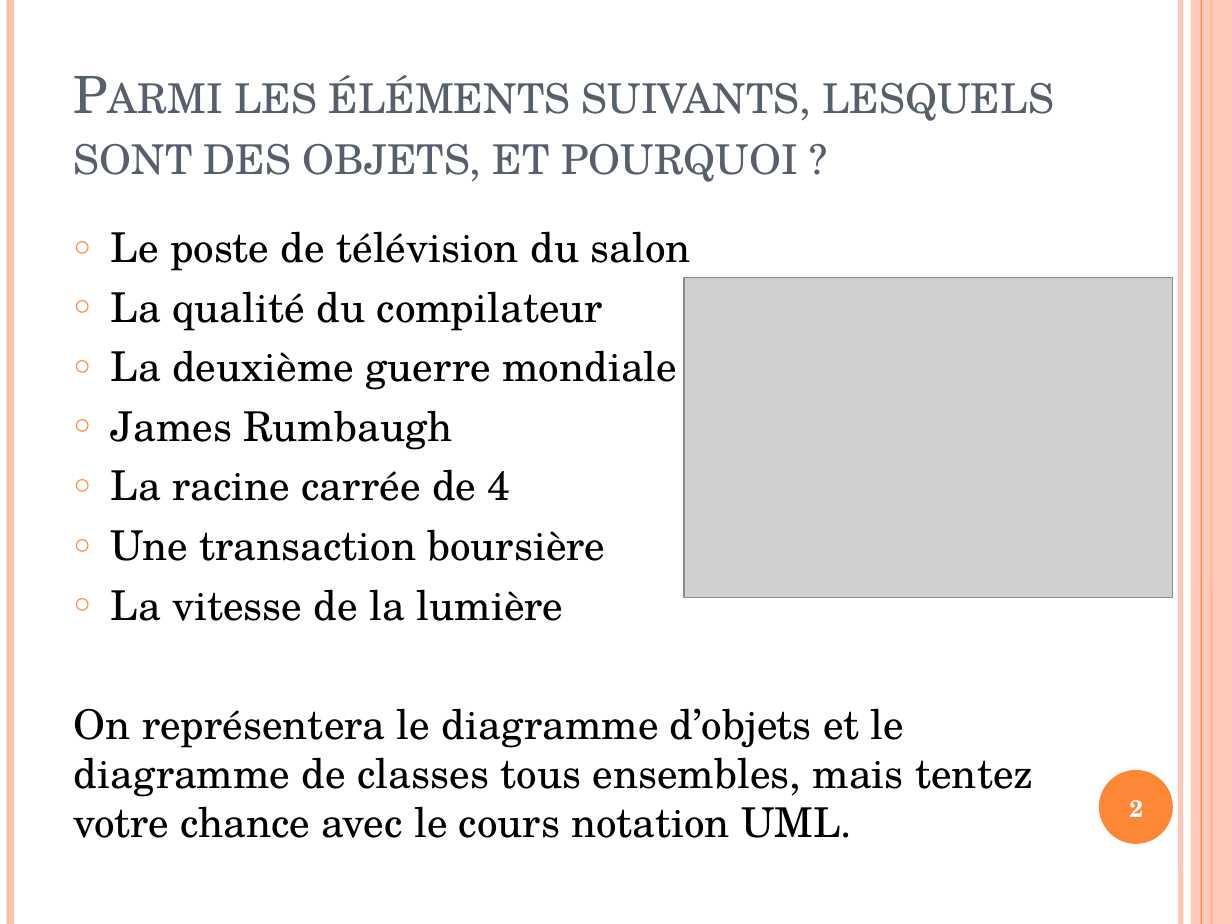
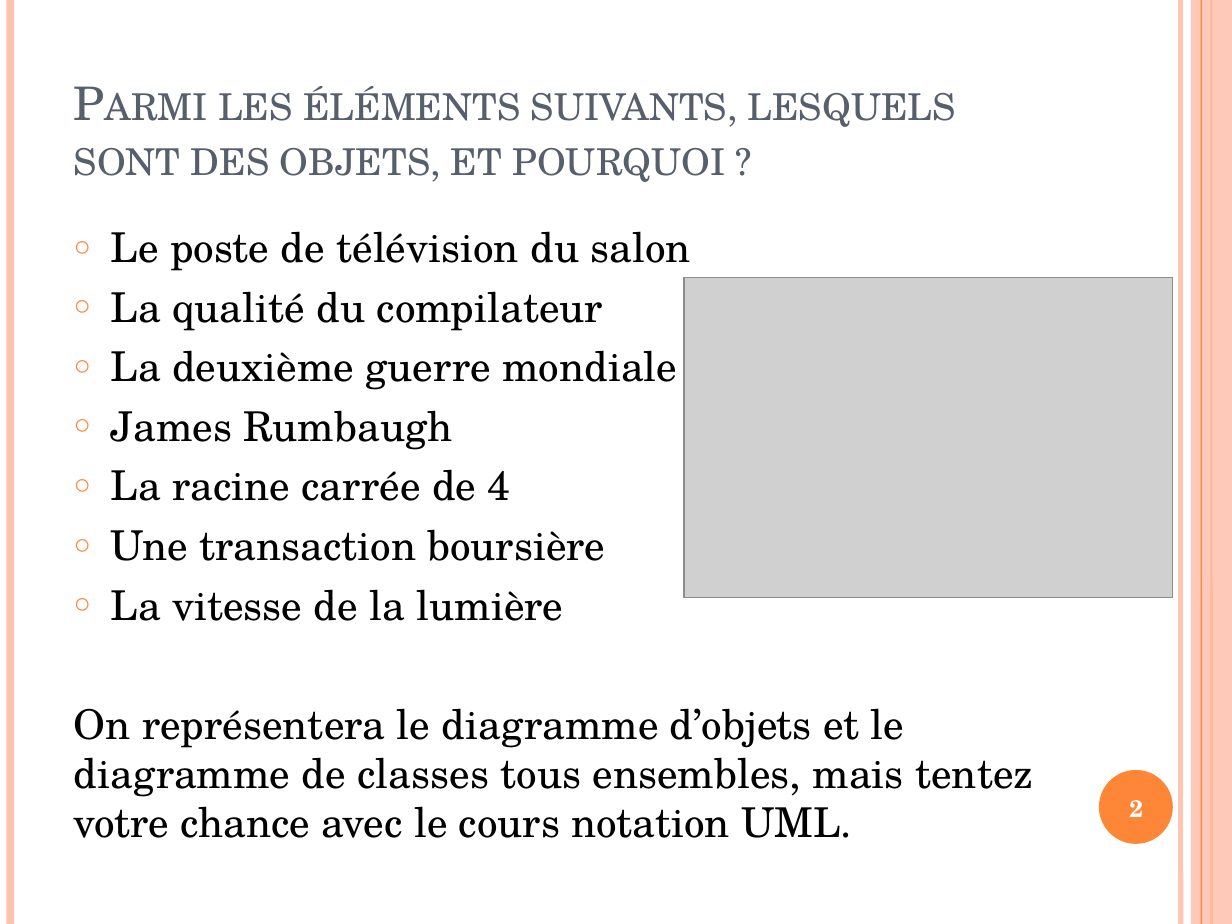
Before and after one commit to Neihren/CDA_2503_JDB, a slide deck: slide 2 of 02 - Objet/01_Cours Objet/2.Exo Concepts_objet v2.0.0 ST 1 1.pptx. Drawn at 1232x924 pixels with LibreOffice and Linux fonts; fonts in the diff are those of the drawing; grey boxes stand for pictures. Boxes give left, top, right and bottom in pixels: in the first picture for what was removed or moved away, otherwise in the second. Text is boxed around its words. In the diff, an @@ line names an element or a change of style, - is before the commit and + after.

```diff
--- a/02 - Objet/01_Cours Objet/2.Exo Concepts_objet v2.0.0 ST 1 1.pptx
+++ b/02 - Objet/01_Cours Objet/2.Exo Concepts_objet v2.0.0 ST 1 1.pptx
@@ title "Parmi les éléments suivants, lesquels ..." at (74, 86, 956, 182): size 30 to 27 pt @@
```
Also in this commit, not shown: 2 other slides changed, 4 other files.
